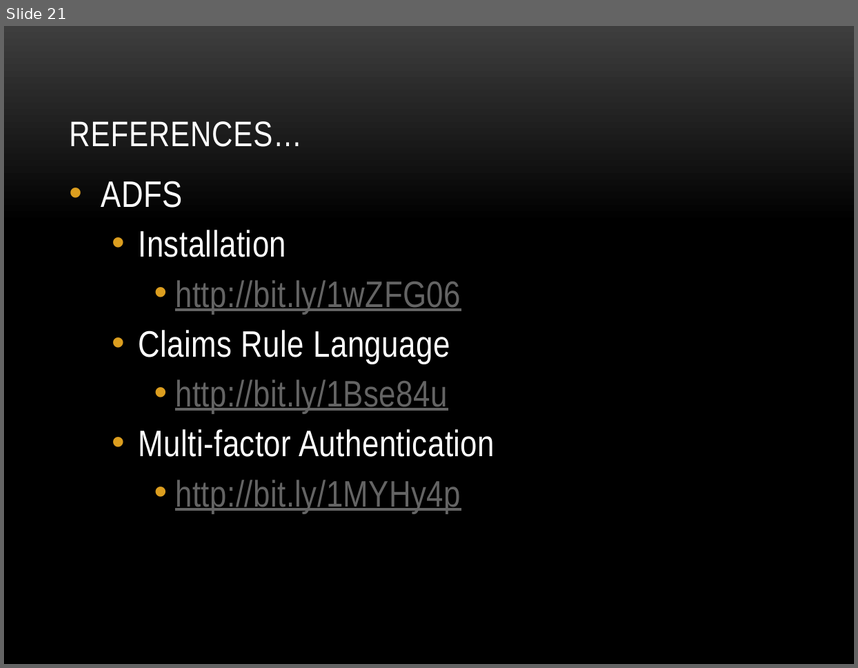
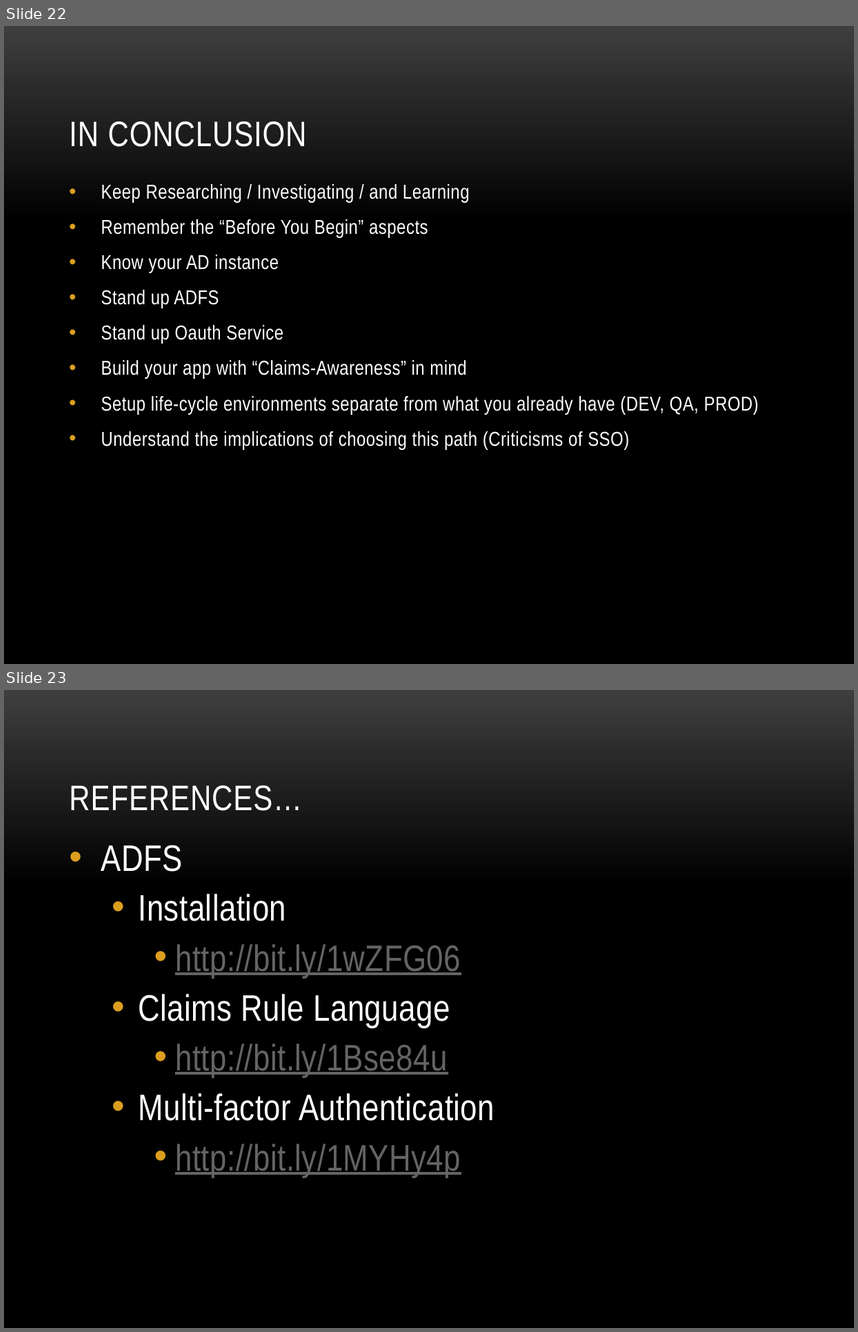
Before and after one commit to anibalvelarde/SSOExample, a slide deck: SSOPresentation/IAM_SSO.pptx. Shown one above the other, each under a label of ours: slide 21 before the commit, slides 22 and 23 after it. The pictures are 858x668 and 858x1332 pixels, drawn with LibreOffice and Linux fonts; fonts in the diff are those of the drawing; background and template pictures are left out. Boxes give left, top, right and bottom in pixels: in the first picture for what was removed or moved away, otherwise in the second. Text is boxed around its words. In the diff, an @@ line names an element or a change of style, - is before the commit and + after.

```diff
--- a/SSOPresentation/IAM_SSO.pptx
+++ b/SSOPresentation/IAM_SSO.pptx
@@ slide 22 added at <box>4,26,854,664</box>, background picture (left out) @@
@@ title added at <box>69,121,307,147</box>, 30 pt, text #FFFFFF @@
+IN CONCLUSION
@@ text added at <box>101,184,759,449</box>, 17 pt, text #FFFFFF @@
+• Keep Researching / Investigating / and Learning
+• Remember the “Before You Begin” aspects
+• Know your AD instance
+• Stand up ADFS
+• Stand up Oauth Service
+• Build your app with “Claims-Awareness” in mind
+• Setup life-cycle environments separate from what you already have (DEV, QA, PROD)
+• Understand the implications of choosing this path (Criticisms of SSO)
@@ what was slide 21 is now slide 23 @@
```
Also in this commit, not shown: 1 slide changed, 1 other slide added.
